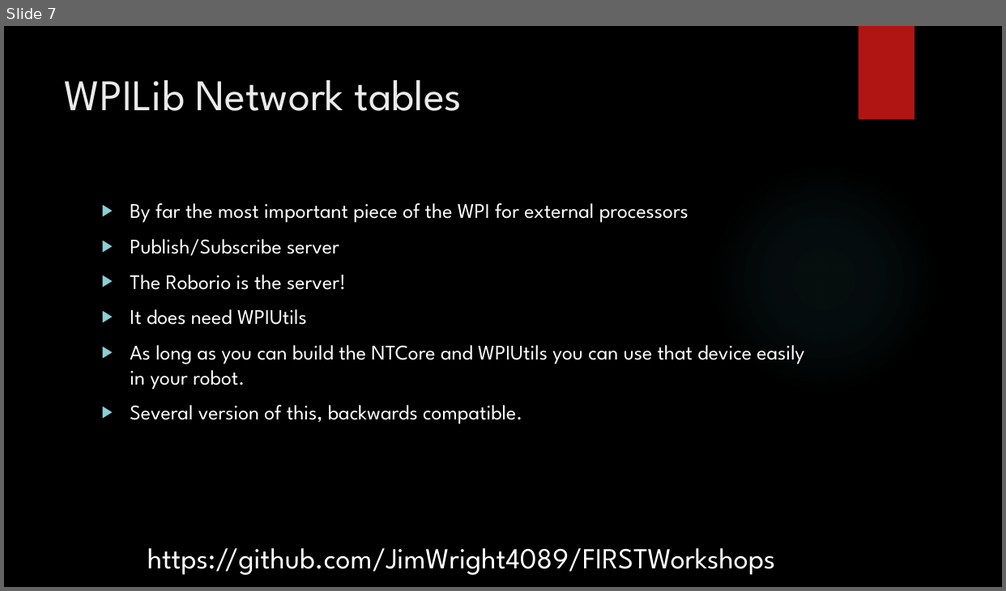
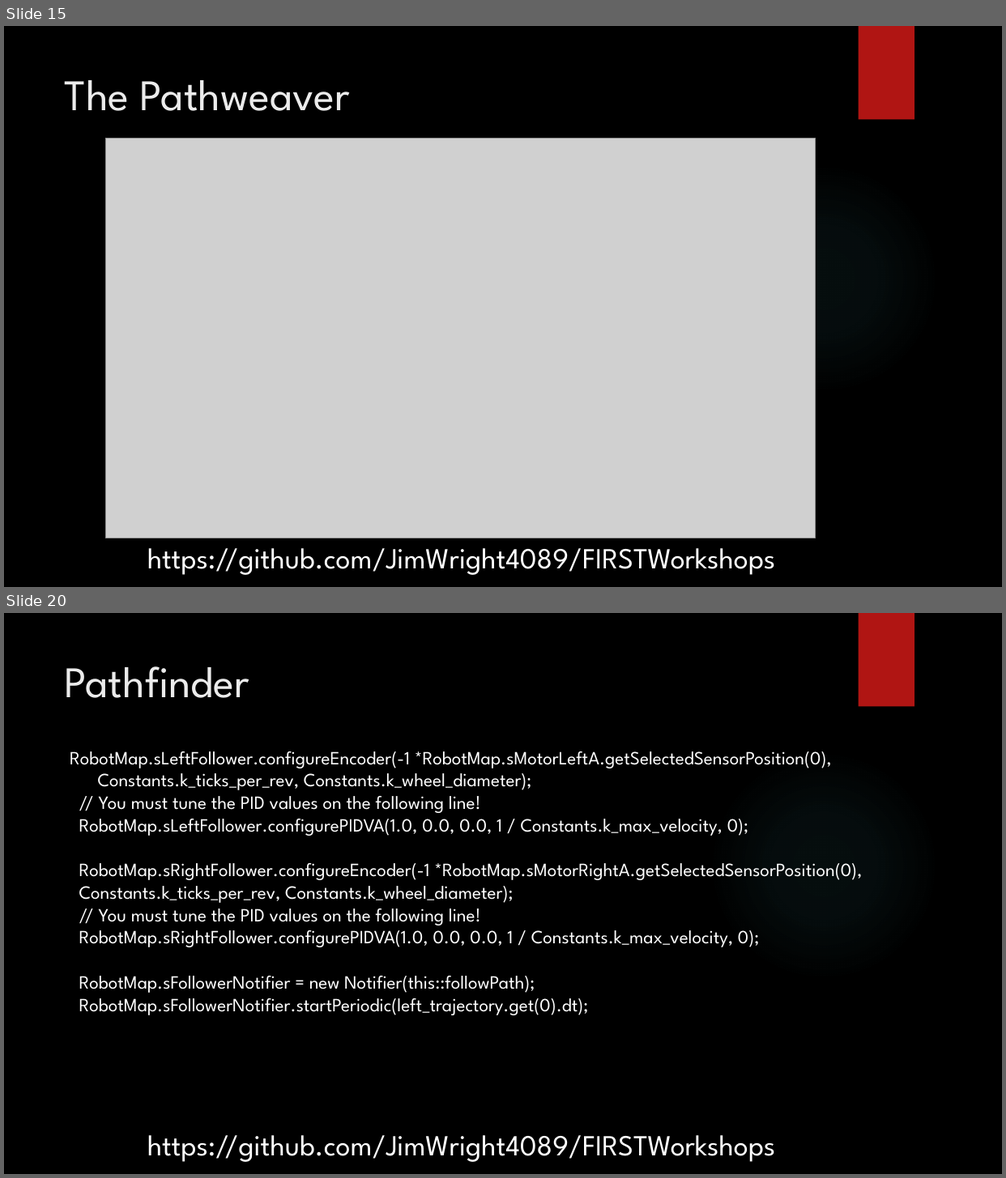
Before and after one commit to JimWright4089/FIRSTWorkshops, a slide deck: FRC/2019/Pathfinding/Pathfinding.pptx. Shown one above the other, each under a label of ours: slide 7 before the commit, slides 15 and 20 after it; the slides between them are not shown. The pictures are 1006x591 and 1006x1178 pixels, drawn with LibreOffice and Linux fonts; fonts in the diff are those of the drawing; grey boxes stand for pictures; background and template pictures are left out. Boxes give left, top, right and bottom in pixels: in the first picture for what was removed or moved away, otherwise in the second. Text is boxed around its words. In the diff, an @@ line names an element or a change of style, - is before the commit and + after.

```diff
--- a/FRC/2019/Pathfinding/Pathfinding.pptx
+++ b/FRC/2019/Pathfinding/Pathfinding.pptx
@@ slide 20 added at bbox=[4, 613, 1002, 1174], background picture (left out); not listed: 2 template elements that a slide beside it also shows @@
@@ title added at bbox=[65, 666, 250, 698], 42 pt, text #EBEBEB @@
+Pathfinder
@@ text added at bbox=[70, 752, 862, 1016], 18 pt, text #FFFFFF @@
+RobotMap.sLeftFollower.configureEncoder(-1 *RobotMap.sMotorLeftA.getSelectedSensorPosition(0),
+Constants.k_ticks_per_rev, Constants.k_wheel_diameter);
+// You must tune the PID values on the following line!
+RobotMap.sLeftFollower.configurePIDVA(1.0, 0.0, 0.0, 1 / Constants.k_max_velocity, 0);
+RobotMap.sRightFollower.configureEncoder(-1 *RobotMap.sMotorRightA.getSelectedSensorPosition(0),
+Constants.k_ticks_per_rev, Constants.k_wheel_diameter);
+// You must tune the PID values on the following line!
+RobotMap.sRightFollower.configurePIDVA(1.0, 0.0, 0.0, 1 / Constants.k_max_velocity, 0);
+RobotMap.sFollowerNotifier = new Notifier(this::followPath);
+RobotMap.sFollowerNotifier.startPeriodic(left_trajectory.get(0).dt);
@@ text added at bbox=[147, 1135, 775, 1162], 28 pt, text #FFFFFF @@
+https://github.com/JimWright4089/FIRSTWorkshops
@@ what was slide 7 is now slide 15 @@
@@ slide 15 changed as well @@
@@ title at bbox=[65, 80, 350, 111]: text changed @@
-WPILib Network tables
+The Pathweaver
@@ picture added at bbox=[105, 139, 816, 538] @@
@@ text removed at bbox=[130, 203, 804, 425] @@
-▶ By far the most important piece of the WPI for external processors
-▶ Publish/Subscribe server
-▶ The Roborio is the server!
-▶ It does need WPIUtils
-▶ As long as you can build the NTCore and WPIUtils you can use that device easily in your robot.
-▶ Several version of this, backwards compatible.
```
Also in this commit, not shown: 10 other slides changed, 12 other slides added, 9 slides removed.
